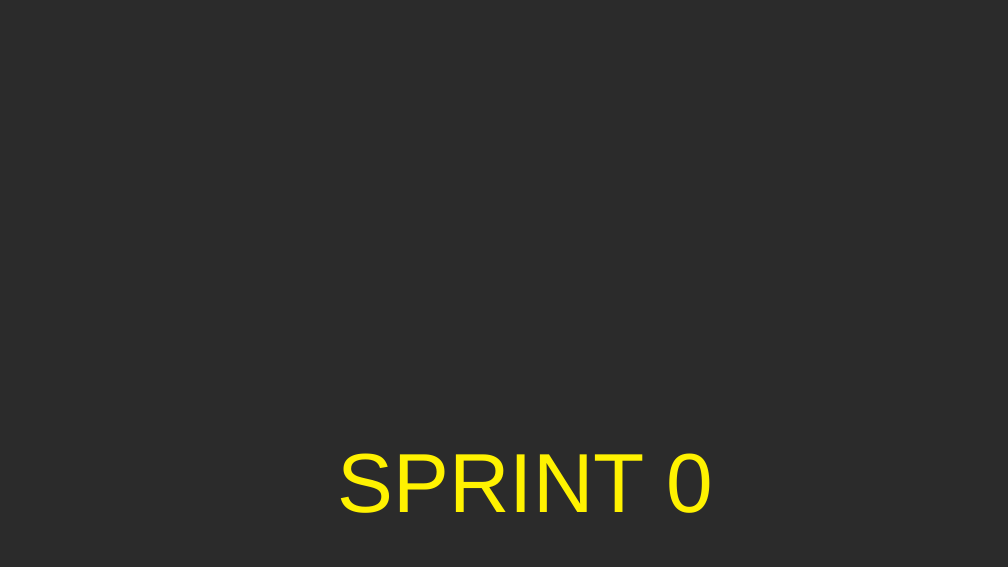
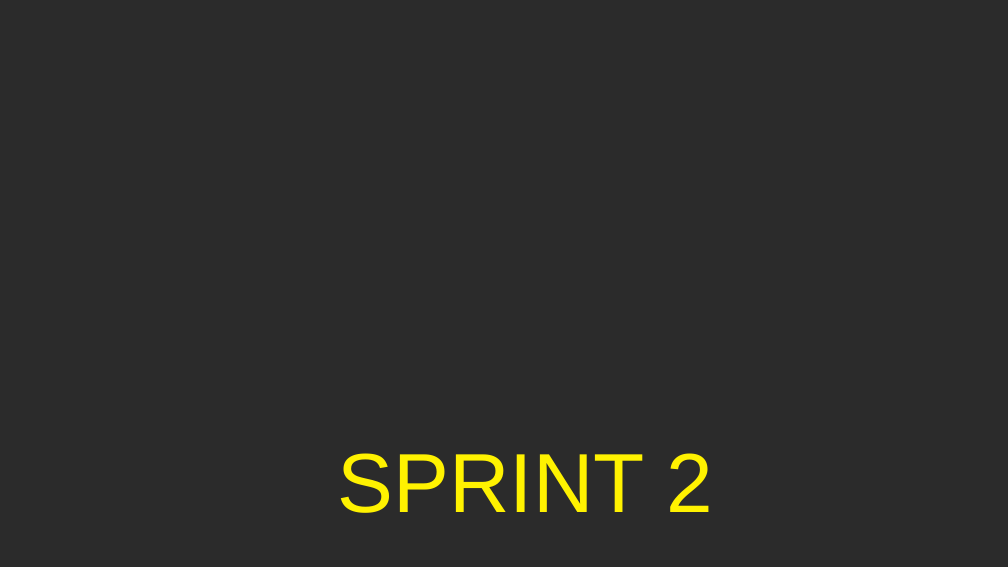
Before and after one commit to WildCodeSchool/reims-1018-java-le-duel, a slide deck: slide 2 of Presentation_duel.odp. Drawn at 1008x567 pixels with LibreOffice and Linux fonts; fonts in the diff are those of the drawing; background and template pictures are left out; a plain dark background stands for a picture behind light text. Boxes give left, top, right and bottom in pixels: in the first picture for what was removed or moved away, otherwise in the second. Text is boxed around its words. In the diff, an @@ line names an element or a change of style, - is before the commit and + after.

Commit message:
Mise a jour de la présentation du sprint2

```diff
--- a/Presentation_duel.odp
+++ b/Presentation_duel.odp
@@ title at (338,453,713,513): text changed @@
-SPRINT 0
+SPRINT 2
```
Also in this commit, not shown: 3 slides added, 3 slides removed, 10 other files.
